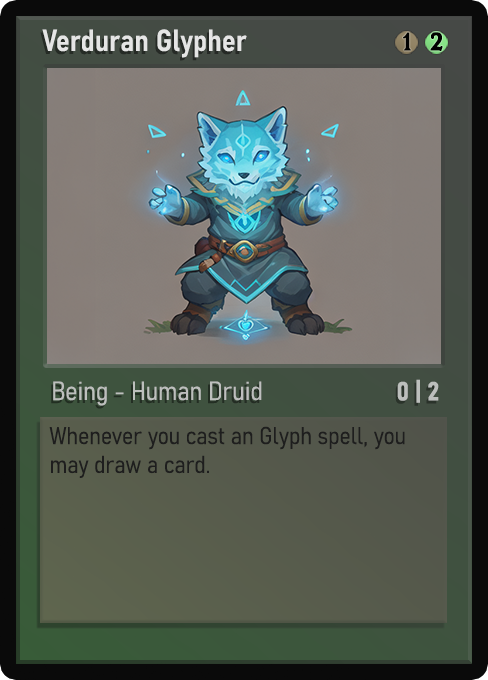
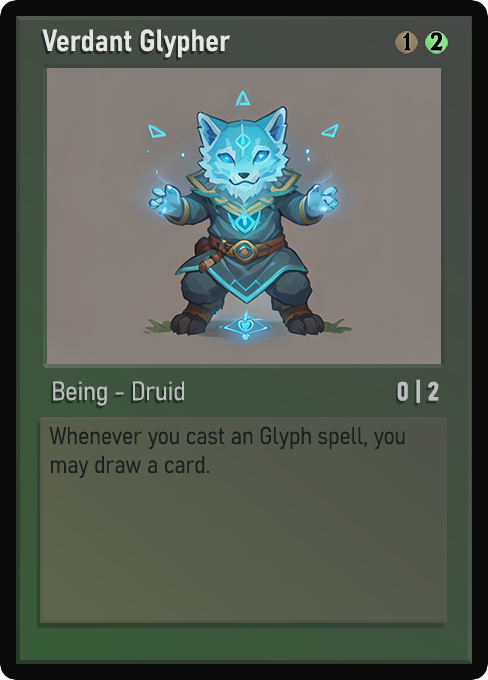
Before/after of a 488×680 layered artwork. What changed in the layer stack:
painted on "Name" over bbox(96, 29, 247, 58)
painted on "Class" over bbox(133, 381, 262, 401)
